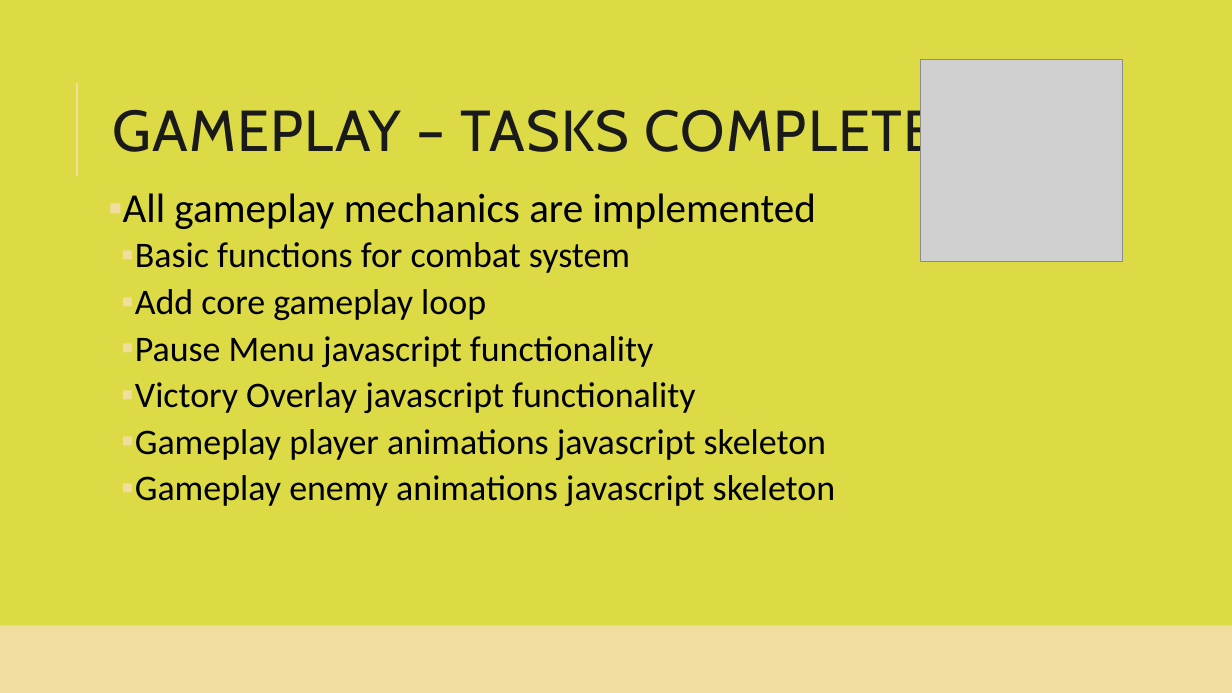
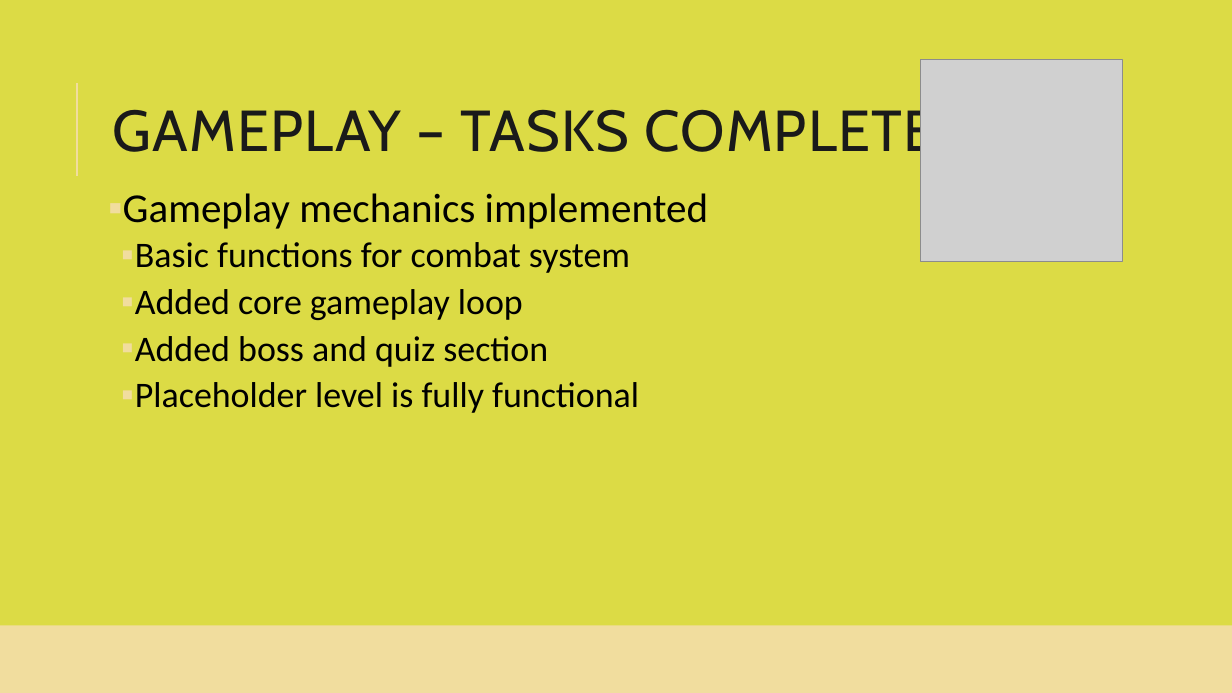
Before and after one commit to smiyaoka/forkPotatoDOC, a slide deck: slide 6 of ForkandPotatoSprint1.pptx. Drawn at 1232x693 pixels with LibreOffice and Linux fonts; fonts in the diff are those of the drawing; grey boxes stand for pictures. Boxes give left, top, right and bottom in pixels: in the first picture for what was removed or moved away, otherwise in the second. Text is boxed around its words. In the diff, an @@ line names an element or a change of style, - is before the commit and + after.

```diff
--- a/ForkandPotatoSprint1.pptx
+++ b/ForkandPotatoSprint1.pptx
@@ text at box(123, 193, 708, 229): text changed @@
-▪ All gameplay mechanics are implemented
+▪ Gameplay mechanics implemented
@@ text at box(135, 289, 639, 413): text changed @@
-  ▪ Add core gameplay loop
-  ▪ Pause Menu javascript functionality
-  ▪ Victory Overlay javascript functionality
-  ▪ Gameplay player animations javascript skeleton
-  ▪ Gameplay enemy animations javascript skeleton
+  ▪ Added core gameplay loop
+  ▪ Added boss and quiz section
+  ▪ Placeholder level is fully functional
```
Also in this commit, not shown: 6 other slides changed.
